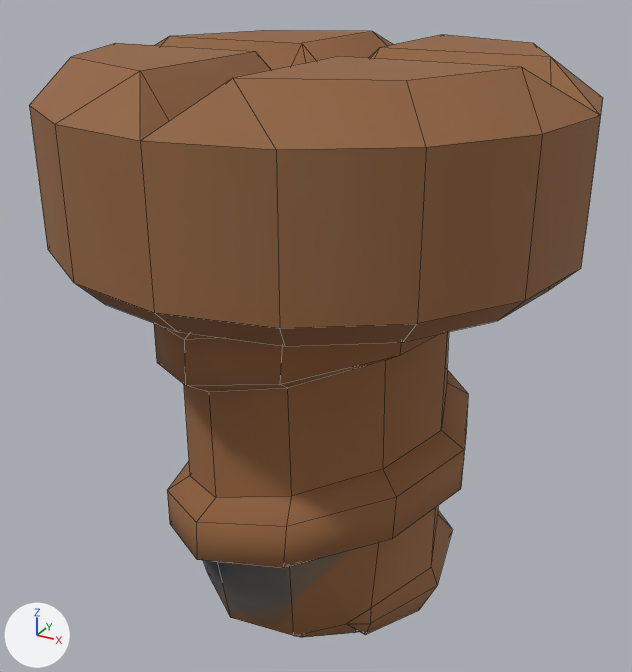
The FBX model MegaPouleUnity/Assets/Models/Ennemis/Debris_VisseCroix.FBX as it was, and as the next commit left it.
Camera for both pictures: a camera (50 mm lens) standing at (0.312, -0.571, 0.299) and looking at (-0.004, 0.004, 0.011). Arrows for +X, +Y and +Z are at lower left; the lights stay in place. Mesh edges are drawn as thin lines. Where no turn or scale is listed for an object, it has been applied to the vertices.

Objects in the first picture: 'VisseCroix'.
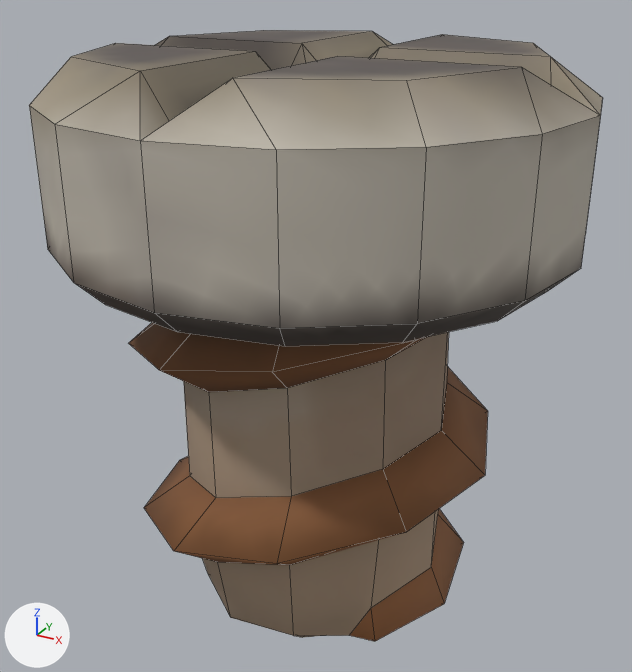
The newer file is also rescaled (x1.348), turned or shifted as a whole; pictures and numbers use the older file's frame.

The change, as JSON lines over the scene's bpy script:
```json
{"block": "me_mesh", "where": "# used by ob_vissecroix; location = (0.0, 0.0, 0.0)"}
{"op": "remove", "block": "me_mesh", "code": "me_mesh.from_pydata(...)  # 195 vertices, 201 faces; spans x -0.2..0.2, y -0.2..0.2, z -0.235..0.235"}
{"op": "add", "block": "me_mesh", "code": "me_mesh.from_pydata(...)  # 170 vertices, 176 faces; spans x -0.2..0.2, y -0.2..0.2, z -0.235..0.235"}
{"block": "me_mesh", "change": "me_mesh part 1"}
{"block": "me_mesh", "change": "48 vertices are removed from x -0.13..0.13, y -0.124..0.124, z -0.225..0.094"}
{"block": "me_mesh", "change": "75 faces are deleted"}
{"block": "me_mesh", "change": "1 vertex moves from x 0.065, y -0.071, z -0.201 to x 0.073, y -0.081, z -0.201"}
{"block": "me_mesh", "change": "23 vertices are added at x -0.152..0.148, y -0.142..0.143, z -0.209..0.085"}
{"block": "me_mesh", "change": "50 new faces join them"}
{"block": "me_mesh", "change": "me_mesh part 2: 126 kept faces spanning x -0.2..0.2, y -0.2..0.2, z -0.235..0.235 get new texture (UV) coordinates"}
```

Boxes (x1, y1, x2, y2) around the edits, measured in the pictures (632 x 672 px; the box of a moved part takes in the faces that stretch with it):
```json
{"object": "VisseCroix", "change": "reshaped", "before": [29, 30, 603, 637], "after": [29, 30, 603, 641]}
{"part": 1, "of": "me_mesh", "change": "moved or reshaped", "before": [154, 323, 468, 637], "after": [129, 323, 488, 641]}
{"part": 2, "of": "me_mesh", "change": "surface changed", "before": [29, 30, 603, 636], "after": [29, 30, 603, 636], "on screen": "brown to grey"}
```
